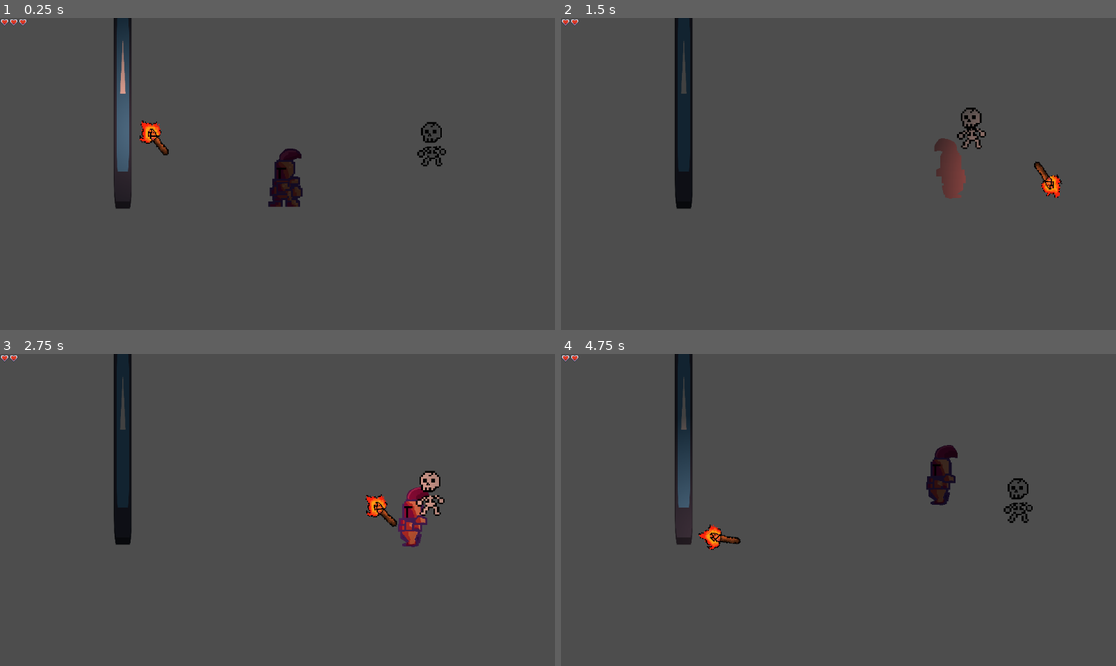
Above: before the commit, frames 1-4 (two rows, left to right).
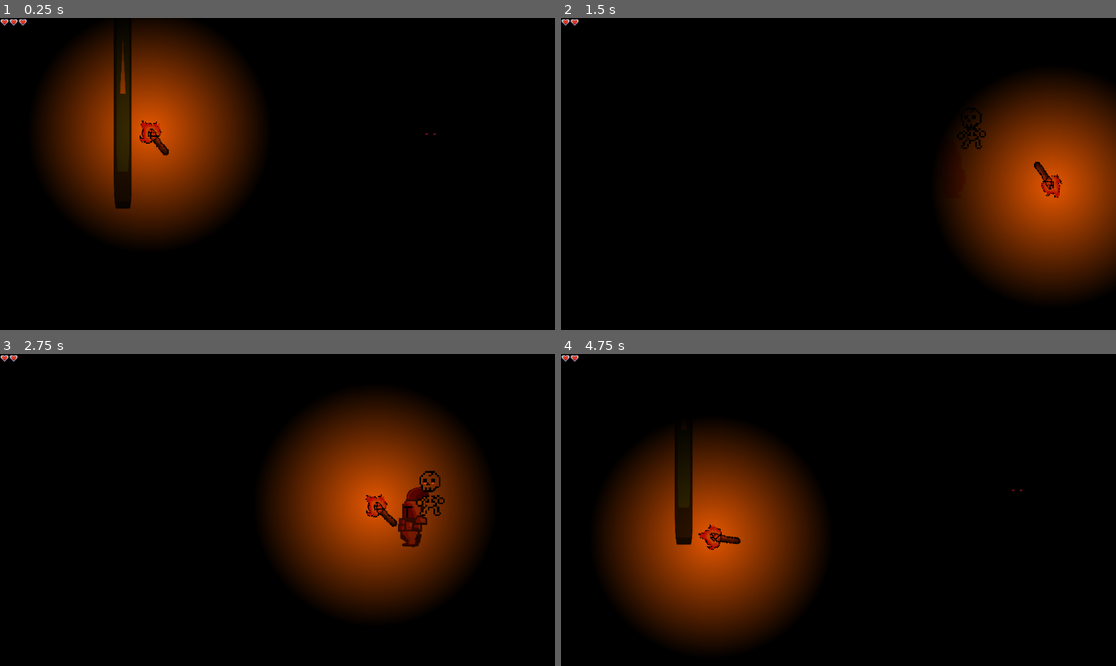
Above: after the commit, the same moments.

Repository: marinamolinat/Godot-Game
Game: Godot game, scene res://scenes/game.tscn
The game is run twice, just before and just after one commit, with the same random seed, the same clock (stepped at 60 frames per second) and the same inputs. The engine's default icon, where the game draws it, is replaced by a stand-in: a white triangle on a blue panel in a dark square.
Inputs:
- Up to frame 1 (0.25 s): no input
- Up to frame 2 (1.5 s): tap Enter (ui_accept) at 0.5, 0.77 s; hold Right (ui_right) from 0.53 s (still down); tap E (torch ) at 0.6, 1.35 s
- Up to frame 3 (2.75 s): tap Enter (ui_accept) at 1.52 s; release Right (ui_right) at 2.03 s; hold Left (ui_left) from 2.03 s (still down); tap E (torch ) at 2.1 s
- Up to frame 4 (4.75 s): release Left (ui_left) at 2.78 s; hold Right (ui_right) 2.78-4.28 s; tap E (torch ) at 2.85, 3.6, 4.35 s; tap Enter (ui_accept) at 3.02, 3.77, 4.52 s; hold Left (ui_left) from 4.28 s (still down)

The runs differ from the first frame. In frame 1, 100% of the frame differs, in the area x 0-100%, y 0-100%; in frame 2, 99%; in frame 3, 99%; in frame 4, 99%.

Commit message:
suffering with light system

Diff:
--- a/project.godot
+++ b/project.godot
@@ -26,3 +26,4 @@
 [rendering]
 
 textures/canvas_textures/default_texture_filter=0
+viewport/hdr_2d=true
--- a/scenes/game.tscn
+++ b/scenes/game.tscn
@@ -10,21 +10,28 @@
 [sub_resource type="RectangleShape2D" id="RectangleShape2D_lnu2h"]
 size = Vector2(34, 508.5)
 
+[sub_resource type="Environment" id="Environment_lbhrr"]
+background_mode = 3
+ambient_light_source = 1
+
+[sub_resource type="Compositor" id="Compositor_p57ef"]
+
 [node name="game" type="Node2D"]
+
+[node name="ColorRect" type="ColorRect" parent="."]
+offset_left = -595.0
+offset_top = -346.0
+offset_right = 688.0
+offset_bottom = 327.0
 
 [node name="player" parent="." instance=ExtResource("1_uwrxv")]
 position = Vector2(14, -18)
-
-[node name="Camera2D" type="Camera2D" parent="."]
 
 [node name="StaticBody2D" type="StaticBody2D" parent="."]
 
 [node name="CollisionShape2D" type="CollisionShape2D" parent="StaticBody2D"]
 position = Vector2(-2, 76)
 shape = SubResource("WorldBoundaryShape2D_yqjtg")
-
-[node name="CanvasModulate" type="CanvasModulate" parent="."]
-color = Color(0.253843, 0.253843, 0.253843, 1)
 
 [node name="StaticBody2D3" type="StaticBody2D" parent="."]
 
@@ -42,3 +49,12 @@
 
 [node name="skeleton" parent="." instance=ExtResource("4_lbhrr")]
 position = Vector2(317, -16)
+
+[node name="Camera2D" type="Camera2D" parent="."]
+
+[node name="WorldEnvironment" type="WorldEnvironment" parent="."]
+environment = SubResource("Environment_lbhrr")
+compositor = SubResource("Compositor_p57ef")
+
+[node name="CanvasModulate" type="CanvasModulate" parent="."]
+color = Color(0, 0, 0, 1)
--- a/scenes/player.tscn
+++ b/scenes/player.tscn
@@ -7,6 +7,8 @@
 
 [sub_resource type="RectangleShape2D" id="RectangleShape2D_i3pqv"]
 size = Vector2(57, 113)
+
+[sub_resource type="CanvasItemMaterial" id="CanvasItemMaterial_dqkch"]
 
 [sub_resource type="AtlasTexture" id="AtlasTexture_qhqgy"]
 atlas = ExtResource("2_g2els")
@@ -90,6 +92,21 @@
 "name": &"walk",
 "speed": 5.0
 }]
+
+[sub_resource type="Animation" id="Animation_dqkch"]
+length = 0.001
+tracks/0/type = "value"
+tracks/0/imported = false
+tracks/0/enabled = true
+tracks/0/path = NodePath("AnimatedSprite2D/ColorRect:color")
+tracks/0/interp = 1
+tracks/0/loop_wrap = true
+tracks/0/keys = {
+"times": PackedFloat32Array(0),
+"transitions": PackedFloat32Array(1),
+"update": 0,
+"values": [Color(1, 1, 1, 0)]
+}
 
 [sub_resource type="Animation" id="Animation_qhqgy"]
 resource_name = "damage"
@@ -108,21 +125,6 @@
 "values": [Color(0.913725, 0.0862745, 0.105882, 1), Color(0.995772, 0.941547, 0.944164, 1)]
 }
 
-[sub_resource type="Animation" id="Animation_dqkch"]
-length = 0.001
-tracks/0/type = "value"
-tracks/0/imported = false
-tracks/0/enabled = true
-tracks/0/path = NodePath("AnimatedSprite2D/ColorRect:color")
-tracks/0/interp = 1
-tracks/0/loop_wrap = true
-tracks/0/keys = {
-"times": PackedFloat32Array(0),
-"transitions": PackedFloat32Array(1),
-"update": 0,
-"values": [Color(1, 1, 1, 0)]
-}
-
 [sub_resource type="Animation" id="Animation_qlg0r"]
 resource_name = "reset"
 length = 0.2
@@ -160,6 +162,7 @@
 
 [node name="AnimatedSprite2D" type="AnimatedSprite2D" parent="."]
 clip_children = 2
+material = SubResource("CanvasItemMaterial_dqkch")
 position = Vector2(-70, 30)
 sprite_frames = SubResource("SpriteFrames_qlg0r")
 animation = &"walk"
--- a/scenes/skeleton.tscn
+++ b/scenes/skeleton.tscn
@@ -1,7 +1,14 @@
-[gd_scene load_steps=14 format=3 uid="uid://b3vvwwwomhoeq"]
+[gd_scene load_steps=15 format=3 uid="uid://b3vvwwwomhoeq"]
 
 [ext_resource type="Texture2D" uid="uid://b6luob2ety2gu" path="res://assets/skeleton standing.png" id="1_crlql"]
 [ext_resource type="Script" uid="uid://c1cg4p77sj1tt" path="res://scenes/skeleton.gd" id="1_txkty"]
+[ext_resource type="Texture2D" uid="uid://du7ymwy3vtsvf" path="res://assets/light.png" id="3_ivqcw"]
+
+[sub_resource type="CircleShape2D" id="CircleShape2D_txkty"]
+radius = 75.0267
+
+[sub_resource type="RectangleShape2D" id="RectangleShape2D_x6jny"]
+size = Vector2(34, 86)
 
 [sub_resource type="AtlasTexture" id="AtlasTexture_plk42"]
 atlas = ExtResource("1_crlql")
@@ -67,14 +74,19 @@
 "speed": 8.0
 }]
 
-[sub_resource type="RectangleShape2D" id="RectangleShape2D_x6jny"]
-size = Vector2(34, 86)
-
-[sub_resource type="CircleShape2D" id="CircleShape2D_txkty"]
-radius = 75.0267
-
 [node name="skeleton" type="CharacterBody2D"]
 script = ExtResource("1_txkty")
+
+[node name="Area2D" type="Area2D" parent="."]
+collision_mask = 3
+
+[node name="CollisionShape2D" type="CollisionShape2D" parent="Area2D"]
+position = Vector2(30, -43)
+shape = SubResource("CircleShape2D_txkty")
+
+[node name="CollisionShape2D" type="CollisionShape2D" parent="."]
+position = Vector2(30, -45)
+shape = SubResource("RectangleShape2D_x6jny")
 
 [node name="AnimatedSprite2D" type="AnimatedSprite2D" parent="."]
 position = Vector2(29, -43)
@@ -84,16 +96,19 @@
 autoplay = "idle"
 frame_progress = 0.212483
 
-[node name="CollisionShape2D" type="CollisionShape2D" parent="."]
-position = Vector2(30, -45)
-shape = SubResource("RectangleShape2D_x6jny")
+[node name="eyes" type="Node2D" parent="."]
 
-[node name="Area2D" type="Area2D" parent="."]
-collision_mask = 3
+[node name="PointLight2D3" type="PointLight2D" parent="eyes"]
+position = Vector2(17.6306, -66.1679)
+scale = Vector2(-0.0150849, 0.0147375)
+color = Color(1, 0.0819121, 0.204087, 1)
+texture = ExtResource("3_ivqcw")
 
-[node name="CollisionShape2D" type="CollisionShape2D" parent="Area2D"]
-position = Vector2(30, -43)
-shape = SubResource("CircleShape2D_txkty")
+[node name="PointLight2D2" type="PointLight2D" parent="eyes"]
+position = Vector2(34, -66)
+scale = Vector2(0.015625, 0.015625)
+color = Color(0.771094, 0.139953, 0.251776, 1)
+texture = ExtResource("3_ivqcw")
 
 [connection signal="area_entered" from="Area2D" to="." method="_on_area_2d_area_entered"]
 [connection signal="body_entered" from="Area2D" to="." method="_on_area_2d_body_entered"]
--- a/scenes/torch.tscn
+++ b/scenes/torch.tscn
@@ -104,7 +104,7 @@
 
 [node name="PointLight2D" type="PointLight2D" parent="."]
 position = Vector2(-39, -48)
-color = Color(0.966572, 0.575242, 0.482953, 1)
+color = Color(0.914373, 0.347128, 0, 1)
 texture = ExtResource("3_w3qnr")
 
 [node name="AnimatedSprite2D" type="AnimatedSprite2D" parent="."]
Not shown: 1 places in scenes/game.tscn that only renumber resources
Not shown: 1 places in scenes/player.tscn that only renumber resources
